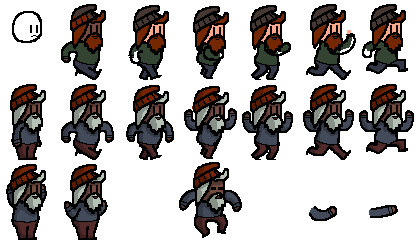
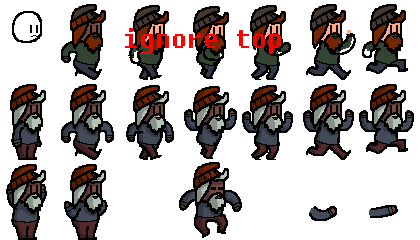
Before/after of a 420×240 layered artwork. What changed in the layer stack:
added layer "Note" above "Group 1" over (x1=125, y1=28, x2=281, y2=54)
